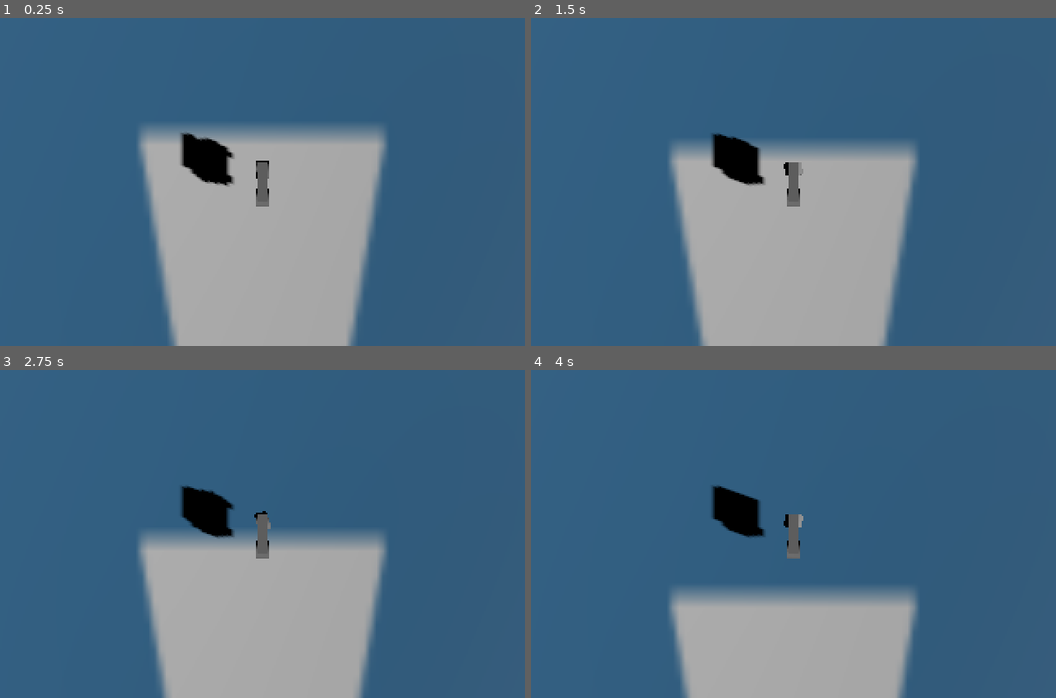
Above: before the commit, frames 1-4 (two rows, left to right).
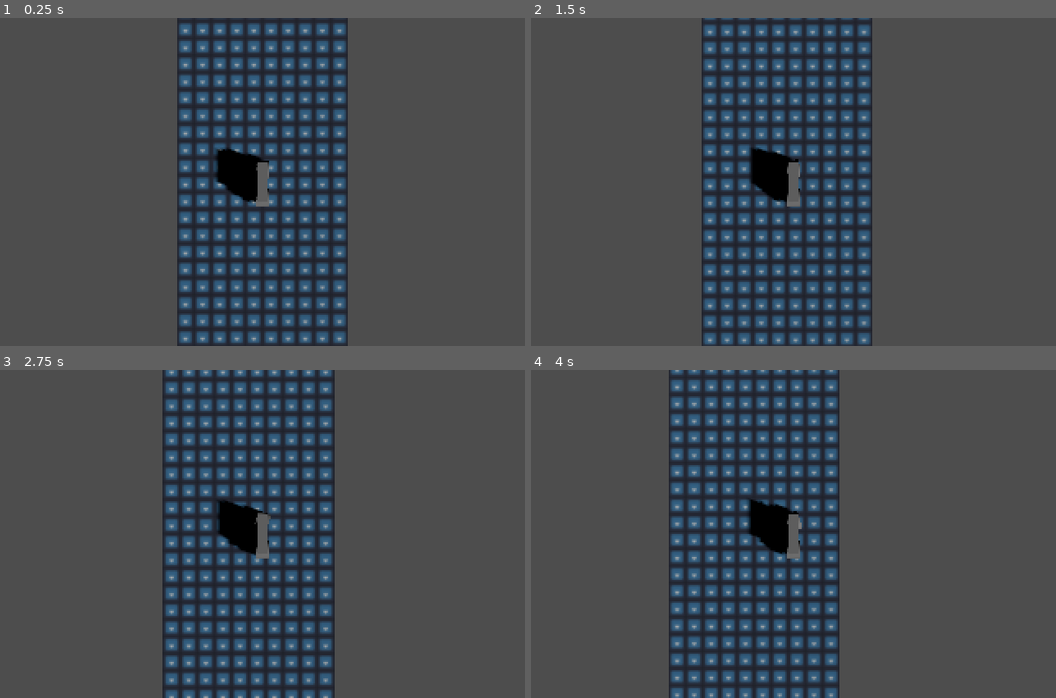
Above: after the commit, the same moments.

Repository: MGhaith/Cycle_Chump
Game: Godot game, scene res://prefabs/test_map.tscn
Two runs of this game, one before a commit and one after it. Both use one fixed random seed, a clock stepped at 60 frames per second and the inputs below. The engine's default icon, where the game draws it, is replaced by a stand-in: a white triangle on a blue panel in a dark square.
Inputs:
- Up to frame 1 (0.25 s): no input
- Up to frame 2 (1.5 s): hold D (right) 0.53-1.28 s; hold Shift (sprint) 0.53-1.28 s; hold A (left) from 1.28 s (still down); tap Shift (sprint) at 1.35 s
- Up to frame 3 (2.75 s): release A (left) at 2.03 s; hold D (right) from 2.03 s (still down); hold Shift (sprint) from 2.03 s (still down)
- Up to frame 4 (4 s): release Shift (sprint) at 2.78 s; tap Shift (sprint) at 2.85 s; release D (right) at 3.53 s; hold A (left) from 3.53 s (still down); hold Shift (sprint) from 3.53 s (still down)

The runs differ from the first frame. In frame 1, 96% of the frame differs, in the area x 0-100%, y 0-100%; in frame 2, 95%; in frame 3, 95%; in frame 4, 93%.

Commit message:
made the bike a rigidbody

Diff:
--- a/PlayerBike.gd
+++ b/PlayerBike.gd
@@ -1,16 +1,13 @@
-extends VehicleBody3D
+extends RigidBody3D
 
 @onready var body_mesh = $Bike
-@onready var front_wheel = $front/FrontWheel
+@onready var front_wheel = $FrontWheel
 
-@export var bike_speed = 5.0
-@export var bike_max_speed = 8.0
+@export var bike_speed = 20.0
+@export var bike_max_speed = 25.0
 
-@export var steer_angle = 20.0
-var steer_speed = 3.0
-
-func  _ready():
-	constant_force.z = bike_speed
+@export var steering = 18.0
+var steer_speed = 0.1
 
 func _unhandled_input(event):
 	if event.is_action_pressed("sprint"):
@@ -18,9 +15,7 @@
 
 func _physics_process(_delta):
 
-	var input_dir = Input.get_axis("right", "left") * deg_to_rad(steer_angle)
-	steering = lerp_angle(steering, input_dir, steer_speed)
-	#front_wheel.rotation.y = input_dir
-	#body_mesh.rotate(lerp(body_mesh.rotation_degrees, front_wheel.rotation_degrees, delta))
+	var input_dir = Input.get_axis("right", "left") * deg_to_rad(steering)
+	front_wheel.rotation.y = lerp(front_wheel.rotation.y, input_dir, .1)
 
-	#move_and_slide()
+	apply_force(front_wheel.basis.z * bike_speed)
--- a/prefabs/player_bike.tscn
+++ b/prefabs/player_bike.tscn
@@ -2,41 +2,30 @@
 
 [ext_resource type="Script" path="res://PlayerBike.gd" id="1_offvd"]
 
-[sub_resource type="SphereShape3D" id="SphereShape3D_aqoiy"]
-radius = 1.0
+[sub_resource type="BoxShape3D" id="BoxShape3D_vfbwd"]
+size = Vector3(1, 1, 2.66559)
 
-[node name="PlayerBike" type="VehicleBody3D"]
+[node name="PlayerBike" type="RigidBody3D"]
 axis_lock_linear_y = true
 mass = 5.0
 script = ExtResource("1_offvd")
 
+[node name="CollisionShape3D" type="CollisionShape3D" parent="."]
+transform = Transform3D(1, 0, 0, 0, 1, 0, 0, 0, 1, 0, 0.5, -0.0563049)
+shape = SubResource("BoxShape3D_vfbwd")
+disabled = true
+
 [node name="Bike" type="CSGBox3D" parent="."]
-transform = Transform3D(1, 0, 0, 0, 1, 0, 0, 0, 1, 0, 0.5, 0)
+transform = Transform3D(1, 0, 0, 0, 1, 0, 0, 0, 1, 0, 0.693797, 0)
 size = Vector3(0.5, 1, 2)
 
 [node name="Camera3D" type="Camera3D" parent="Bike"]
 transform = Transform3D(-1, 8.74228e-08, 3.82137e-15, -3.04919e-23, -4.37114e-08, 1, 8.74228e-08, 1, 4.37114e-08, 2.10296e-12, 11.7664, 0)
 
-[node name="CollisionShape3D" type="CollisionShape3D" parent="."]
-transform = Transform3D(1, 0, 0, 0, 1, 0, 0, 0, 1, 0, 0.5, 0)
-shape = SubResource("SphereShape3D_aqoiy")
-
-[node name="front" type="VehicleWheel3D" parent="."]
-transform = Transform3D(1, 0, 0, 0, 1, 0, 0, 0, 1, 0, 0.5, 0.716)
-use_as_steering = true
-wheel_friction_slip = 1.0
-suspension_travel = 0.1
-
-[node name="FrontWheel" type="CSGCylinder3D" parent="front"]
-transform = Transform3D(-4.37114e-08, -1, 0, 1, -4.37114e-08, 0, 0, 0, 1, 0, 0, 0)
+[node name="FrontWheel" type="CSGCylinder3D" parent="."]
+transform = Transform3D(-4.37114e-08, -1, 0, 1, -4.37114e-08, 0, 0, 0, 1, 0, 0.5, 0.716)
 height = 0.697182
 
-[node name="bach" type="VehicleWheel3D" parent="."]
-transform = Transform3D(1, 0, 0, 0, 1, 0, 0, 0, 1, 0, 0.5, -0.855)
-use_as_traction = true
-wheel_friction_slip = 0.7
-suspension_travel = 0.1
-
-[node name="RearWheel" type="CSGCylinder3D" parent="bach"]
-transform = Transform3D(-4.37114e-08, -1, 0, 1, -4.37114e-08, 0, 0, 0, 1, 0, 0, 0)
+[node name="RearWheel" type="CSGCylinder3D" parent="."]
+transform = Transform3D(-4.37114e-08, -1, 0, 1, -4.37114e-08, 0, 0, 0, 1, 0, 0.5, -0.855)
 height = 0.697182
--- a/prefabs/test_map.tscn
+++ b/prefabs/test_map.tscn
@@ -1,29 +1,24 @@
-[gd_scene load_steps=6 format=3 uid="uid://bpnlumod7ymav"]
+[gd_scene load_steps=5 format=3 uid="uid://bpnlumod7ymav"]
 
 [ext_resource type="PackedScene" uid="uid://we1v4ccuakse" path="res://prefabs/player_bike.tscn" id="1_xrk30"]
 [ext_resource type="Texture2D" uid="uid://fro5w0q1mglk" path="res://icon.svg" id="2_5eqbn"]
 
-[sub_resource type="StandardMaterial3D" id="StandardMaterial3D_ujhgw"]
+[sub_resource type="StandardMaterial3D" id="StandardMaterial3D_hsn1p"]
 albedo_texture = ExtResource("2_5eqbn")
+uv1_triplanar = true
 
 [sub_resource type="PlaneMesh" id="PlaneMesh_l2cs5"]
-size = Vector2(50, 200)
-
-[sub_resource type="WorldBoundaryShape3D" id="WorldBoundaryShape3D_ya3ho"]
+lightmap_size_hint = Vector2i(5002, 5002)
+material = SubResource("StandardMaterial3D_hsn1p")
+size = Vector2(10, 1000)
 
 [node name="TestMap" type="Node3D"]
 
 [node name="PlayerBike" parent="." instance=ExtResource("1_xrk30")]
-transform = Transform3D(1, 0, 0, 0, 1, 0, 0, 0, 1, 0, 1.25811, 0)
+transform = Transform3D(1, 0, 0, 0, 1, 0, 0, 0, 1, 0, 0.0320497, -390.514)
 
 [node name="CSGMesh3D" type="CSGMesh3D" parent="."]
-material_override = SubResource("StandardMaterial3D_ujhgw")
 mesh = SubResource("PlaneMesh_l2cs5")
-
-[node name="StaticBody3D" type="StaticBody3D" parent="CSGMesh3D"]
-
-[node name="CollisionShape3D" type="CollisionShape3D" parent="CSGMesh3D/StaticBody3D"]
-shape = SubResource("WorldBoundaryShape3D_ya3ho")
 
 [node name="DirectionalLight3D" type="DirectionalLight3D" parent="."]
 transform = Transform3D(-0.332307, 0.3856, -0.860747, 0.138878, 0.922666, 0.359723, 0.932891, -1.39012e-08, -0.36016, 0, 4.36817, 0)
